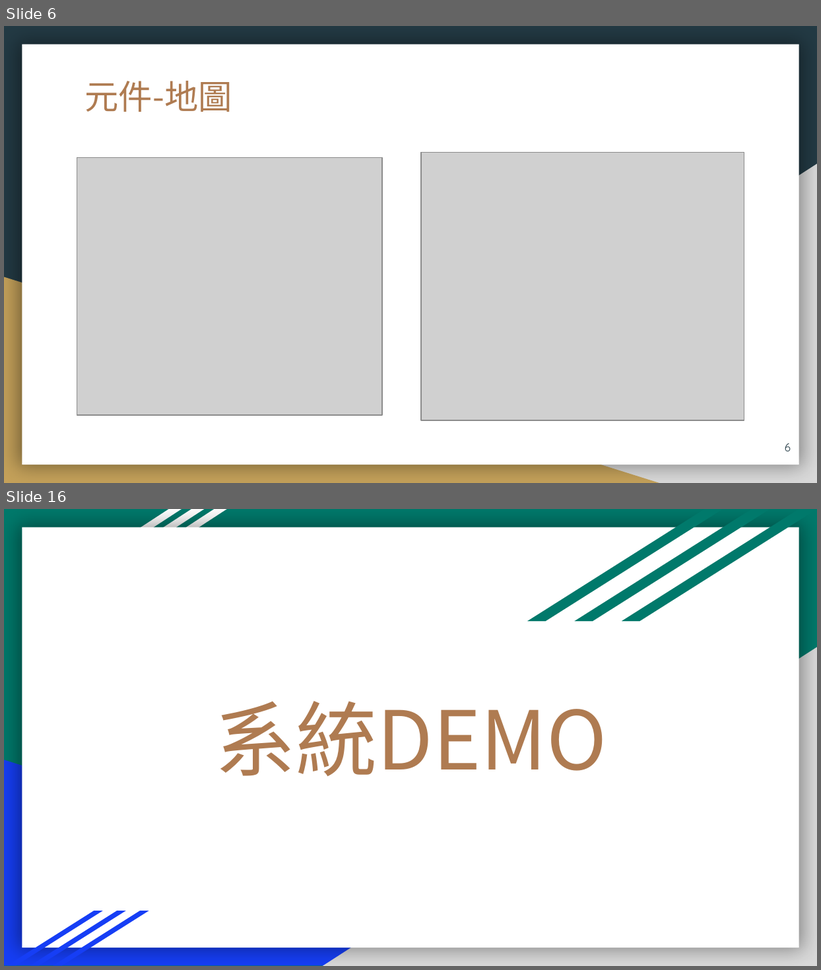
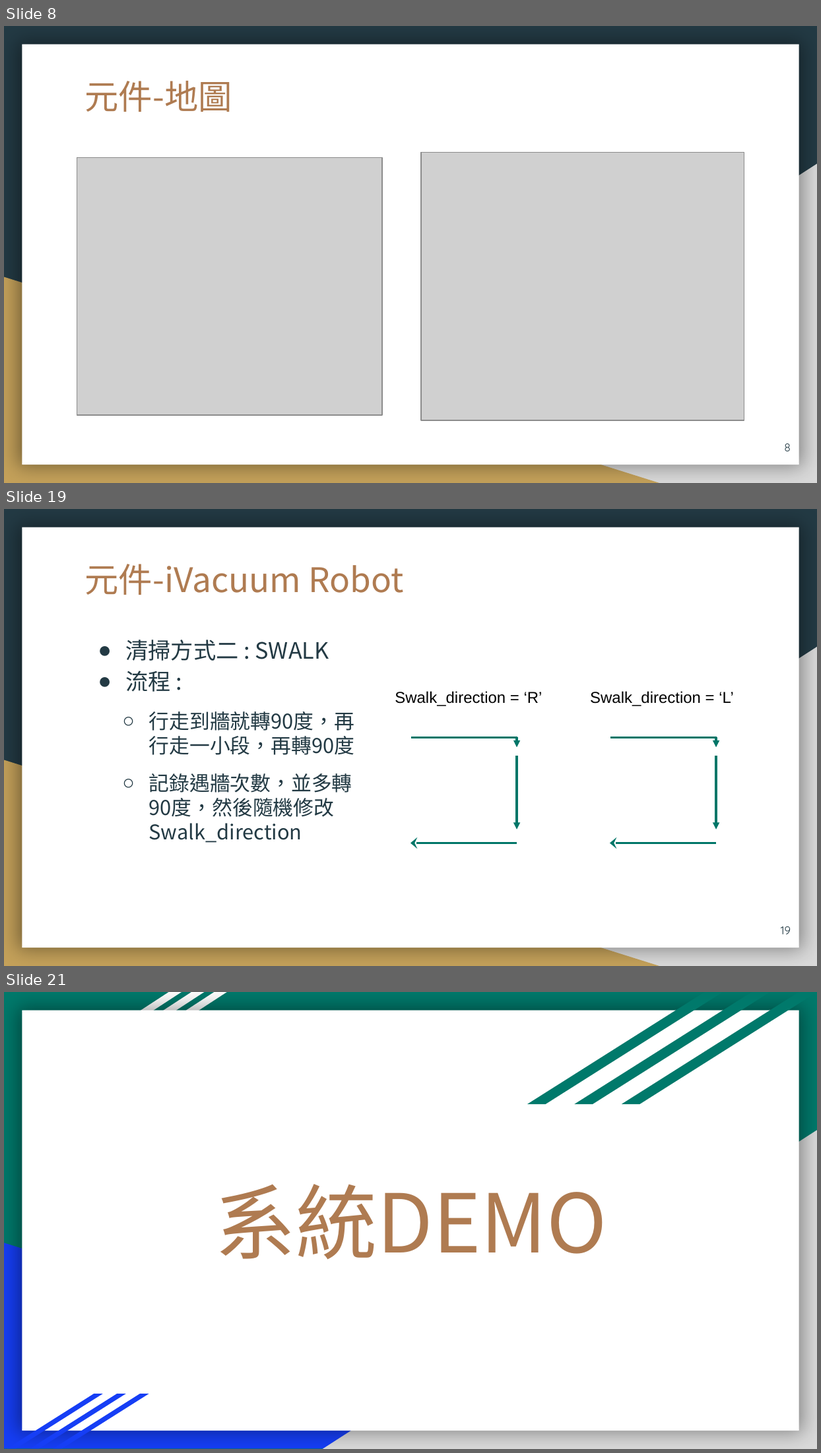
Before and after one commit to 106971001/AI, a slide deck: AI_Filnal_ppt.pptx. Shown one above the other, each under a label of ours: slides 6 and 16 before the commit, slides 8, 19 and 21 after it; the slides between them are not shown. The pictures are 821x970 and 821x1453 pixels, drawn with LibreOffice and Linux fonts; fonts in the diff are those of the drawing; grey boxes stand for pictures. Boxes give left, top, right and bottom in pixels: in the first picture for what was removed or moved away, otherwise in the second. Text is boxed around its words. In the diff, an @@ line names an element or a change of style, - is before the commit and + after.

```diff
--- a/AI_Filnal_ppt.pptx
+++ b/AI_Filnal_ppt.pptx
@@ slide 19 added at [4, 509, 817, 966], background #233A44; not listed: 3 template elements that a slide beside it also shows @@
@@ title added at [85, 564, 404, 595], 30 pt, text #AF7B51 @@
+元件-iVacuum Robot
@@ text added at [125, 640, 354, 843], 18 pt, text #233A44 @@
+● 清掃方式二 : SWALK
+● 流程 :
+  ○ 行走到牆就轉90度，再行走一小段，再轉90度
+  ○ 記錄遇牆次數，並多轉90度，然後隨機修改Swalk_direction
@@ text added at [395, 691, 543, 706], 14 pt, text #000000 @@
+Swalk_direction = ‘R’
@@ text added at [590, 691, 734, 706], 14 pt, text #000000 @@
+Swalk_direction = ‘L’
@@ group added at [411, 737, 517, 843]: 3 arrows, 1 line @@
@@ group added at [610, 737, 716, 843]: 3 arrows, 1 line @@
@@ page number added at [781, 927, 791, 935], 10 pt, text #233A44 @@
+19
@@ what was slide 6 is now slide 8 @@
@@ page number at [784, 444, 791, 452]: text changed @@
-6
+8
@@ what was slide 16 is now slide 21 @@
```
Also in this commit, not shown: 11 slides changed, 9 other slides added, 3 slides removed, 9 other files.
